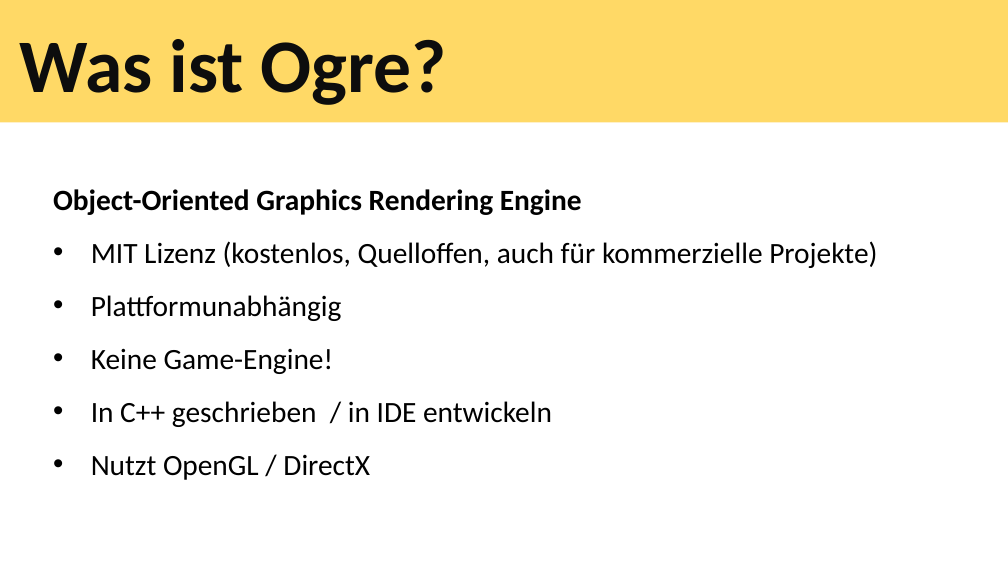
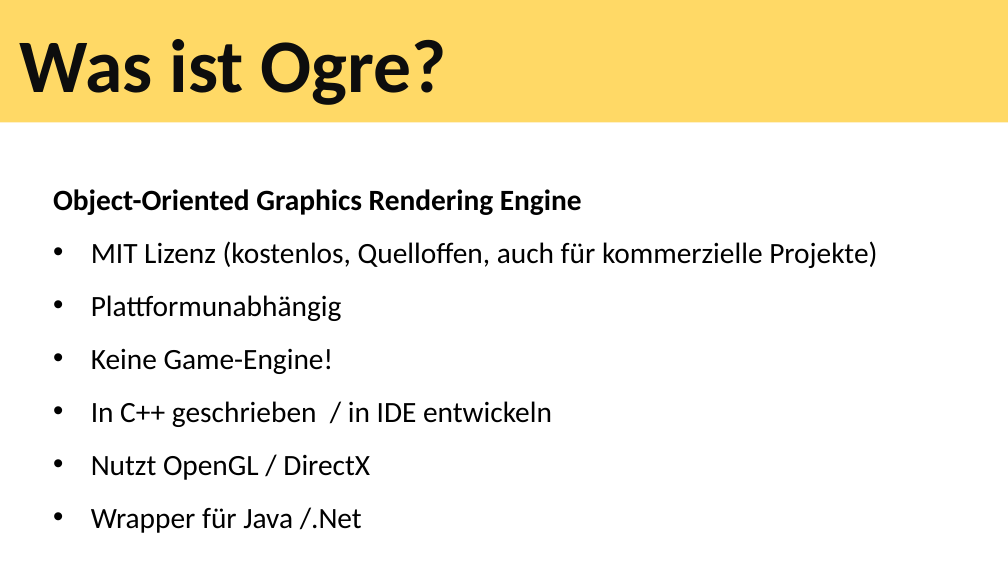
Before and after one commit to tscheims1/ogre, a slide deck: slide 3 of ogrepresentation.pptx. Drawn at 1008x567 pixels with LibreOffice and Linux fonts; fonts in the diff are those of the drawing. Boxes give left, top, right and bottom in pixels: in the first picture for what was removed or moved away, otherwise in the second. Text is boxed around its words. In the diff, an @@ line names an element or a change of style, - is before the commit and + after.

Commit message:
working on presentation

```diff
--- a/ogrepresentation.pptx
+++ b/ogrepresentation.pptx
@@ text at [91, 507, 362, 533]: paragraph added @@
+• Wrapper für Java /.Net
```
Also in this commit, not shown: 3 slides added, 1 slide removed, 3 other files.
